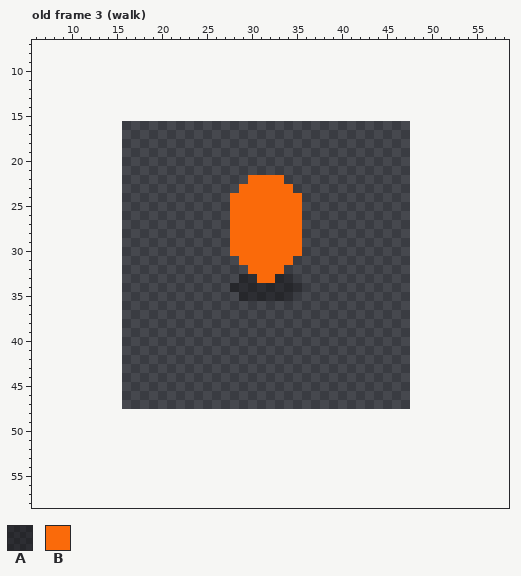
Two versions of one pixel-art file, assets/entities/stomper.aseprite. The first picture shows the starting point.
32x32 pixels, 20 frames. Shown: old frame 3 (walk): x 6..58, y 7..58. The old version is drawn lined up with the new one, on the new canvas. The commit also changed other frames, which this record leaves out.
Visible layers, top first: "Layer 1", "dust", "stomper", "shadow" opacity 39%.
Palette (. is transparent): A #06060864  B #fa6a0a
Pixels before, old frame 3 (walk) (only the part around the change), first column x 21:
14 .........................
15 .........................
16 .........................
17 .........................
18 .........................
19 .........................
20 .........................
21 .........................
22 .........BBBB............
23 ........BBBBBB...........
24 .......BBBBBBBB..........
25 .......BBBBBBBB..........
26 .......BBBBBBBB..........
27 .......BBBBBBBB..........
28 .......BBBBBBBB..........
29 .......BBBBBBBB..........
30 .......BBBBBBBB..........
31 ........BBBBBB...........
32 .........BBBB............
33 ........AABBAA...........
34 .......AAAAAAAA..........
35 ........AAAAAA...........
36 .........................
37 .........................
38 .........................
39 .........................
40 .........................
41 .........................
The result:
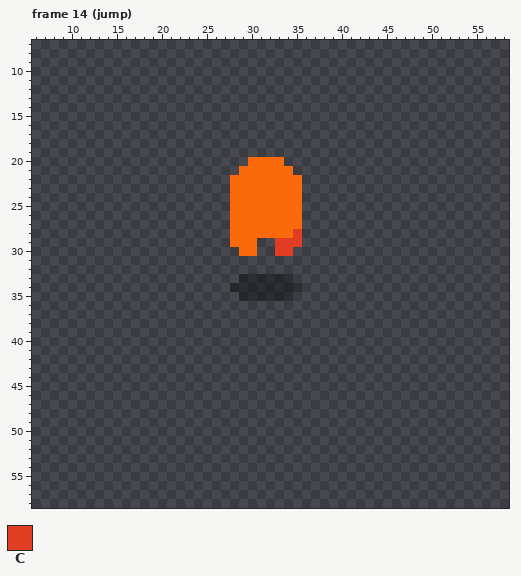
Colours new in this view: C #df3e23
A new or re-ordered frame is compared with the old frame closest to it.
Edits made:
{"change": "canvas 32x32 -> 64x64, the old top-left corner now at 16,16"}
{"change": "frames re-ordered"}
{"where": "frame 14 (jump) against old frame 3 (walk)"}
{"frame":14,"y":20,"x":30,"old":"....","new":"BBBB"}
{"frame":14,"y":21,"x":29,"old":"......","new":"BBBBBB"}
{"frame":14,"y":22,"x":28,"old":"..","new":"BB"}
{"frame":14,"y":22,"x":34,"old":"..","new":"BB"}
{"frame":14,"y":23,"x":28,"old":".","new":"B"}
{"frame":14,"y":23,"x":35,"old":".","new":"B"}
{"frame":14,"y":28,"x":35,"old":"B","new":"C"}
{"frame":14,"y":29,"x":31,"old":"BBBBB","new":"..CCC"}
{"frame":14,"y":30,"x":28,"old":"B","new":"."}
{"frame":14,"y":30,"x":31,"old":"BBBBB","new":"..CC."}
{"frame":14,"y":31,"x":29,"old":"BBBBBB","new":"......"}
{"frame":14,"y":32,"x":30,"old":"BBBB","new":"...."}
{"frame":14,"y":33,"x":31,"old":"BB","new":"AA"}
{"label":"added","picture_box":[230,157,302,193]}
{"label":"changed","picture_box":[230,229,302,283]}
